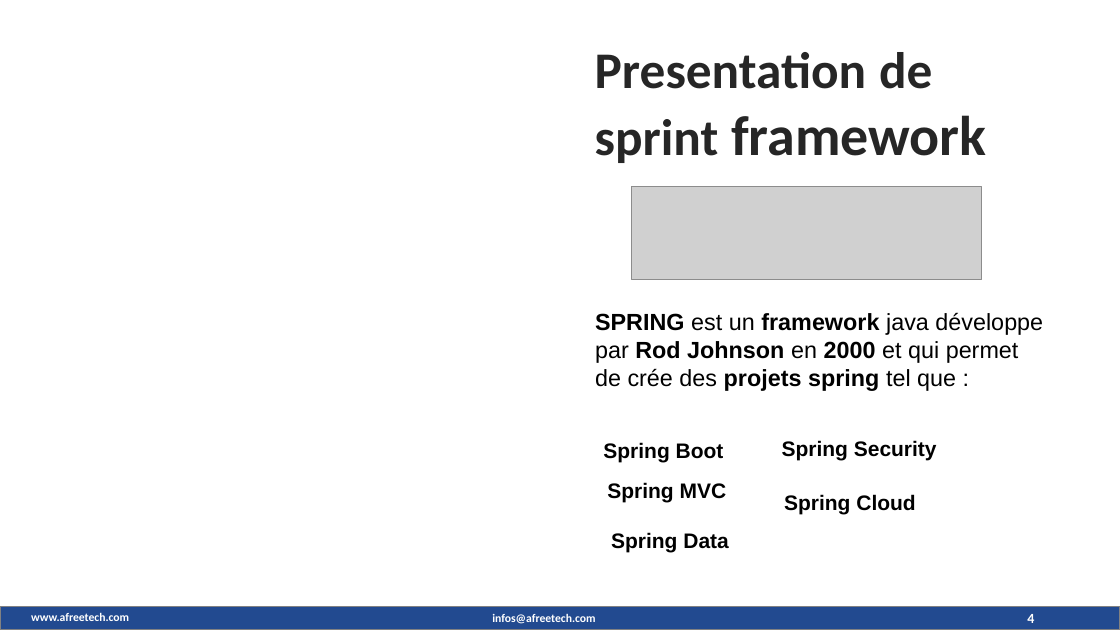
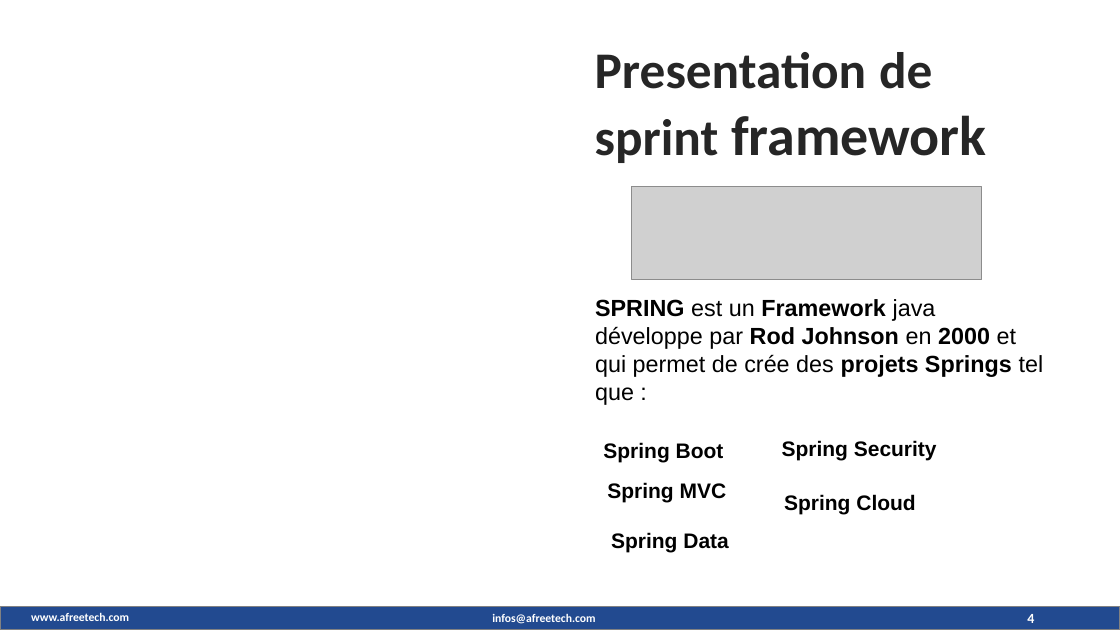
Before and after one commit to maximedorlin/maximedorlin, a slide deck: slide 4 of sprint boot.pptx. Drawn at 1120x630 pixels with LibreOffice and Linux fonts; fonts in the diff are those of the drawing; grey boxes stand for pictures; background and template pictures are left out. Boxes give left, top, right and bottom in pixels: in the first picture for what was removed or moved away, otherwise in the second. Text is boxed around its words. In the diff, an @@ line names an element or a change of style, - is before the commit and + after.

```diff
--- a/sprint boot.pptx
+++ b/sprint boot.pptx
@@ text at bbox=[595, 299, 1044, 405]: text changed @@
-SPRING est un framework java développe par Rod Johnson en 2000 et qui permet de crée des projets spring tel que :
+SPRING est un Framework java développe par Rod Johnson en 2000 et qui permet de crée des projets Springs tel que :
```
Also in this commit, not shown: 10 other slides changed.
